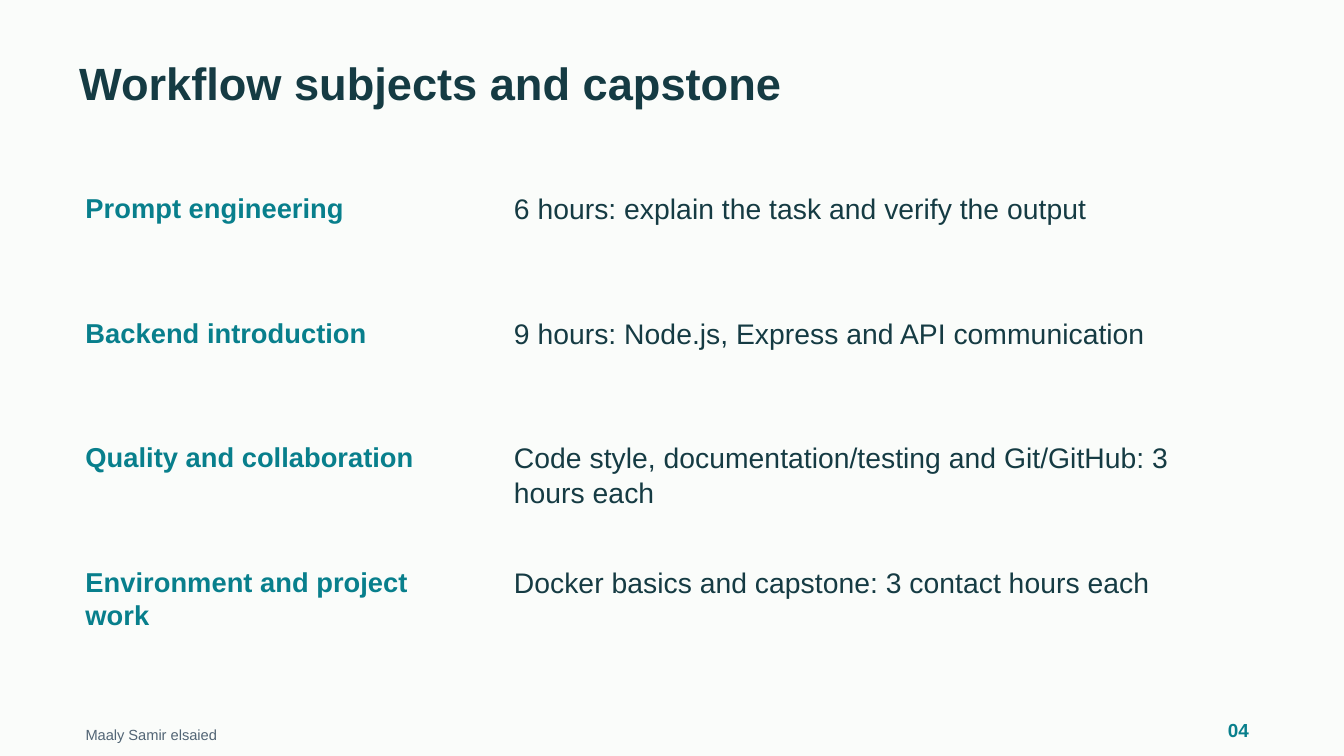
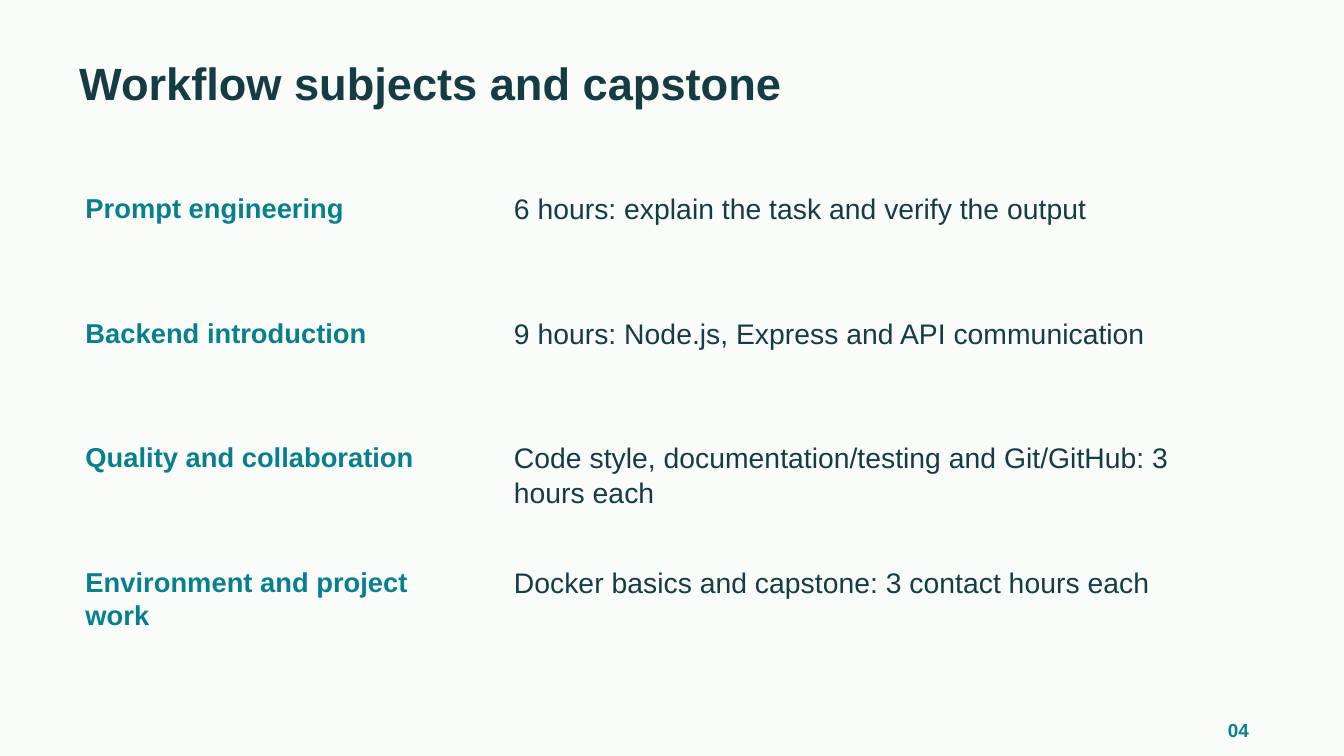
Before and after one commit to Saif-eldin-Ahmed-Helmy/Interactive-Learning-Platform, a slide deck: slide 4 of output/discussion/Maaly-DEPI-Discussion.pptx. Drawn at 1344x756 pixels with LibreOffice and Linux fonts; fonts in the diff are those of the drawing. Boxes give left, top, right and bottom in pixels: in the first picture for what was removed or moved away, otherwise in the second. Text is boxed around its words. In the diff, an @@ line names an element or a change of style, - is before the commit and + after.

```diff
--- a/output/discussion/Maaly-DEPI-Discussion.pptx
+++ b/output/discussion/Maaly-DEPI-Discussion.pptx
@@ text removed at (x1=86, y1=729, x2=217, y2=743) @@
-Maaly Samir elsaied
```
Also in this commit, not shown: 6 other slides changed, 2 slides added, 10 slides removed, 7 other files.
